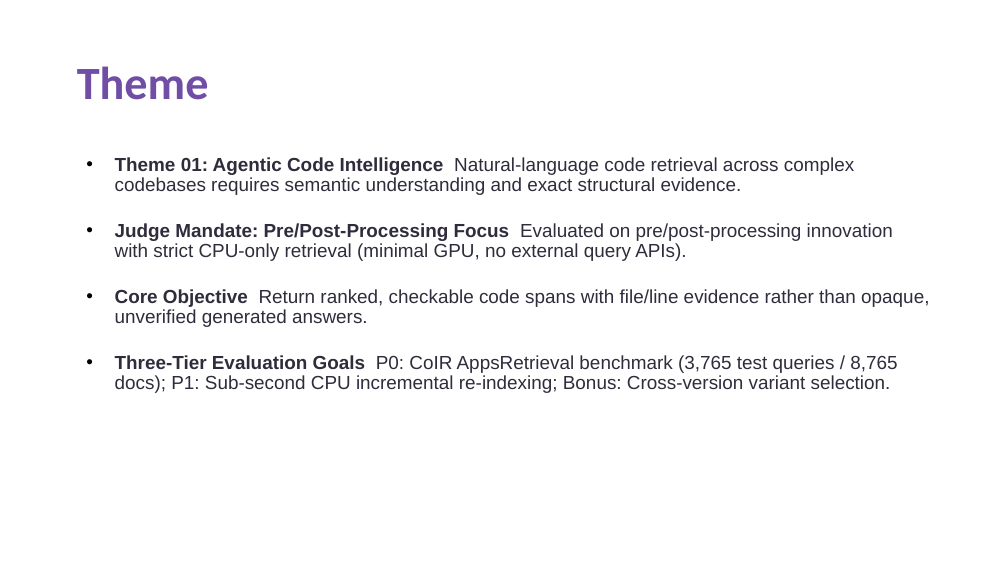
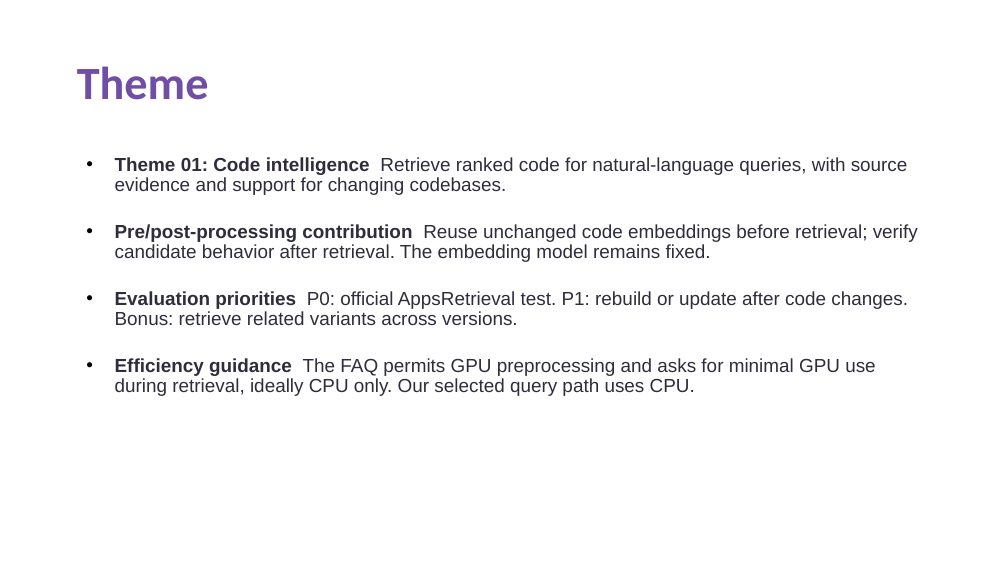
Before and after one commit to krizz711/CodeDoctor-Agentic-Semantic-and-Structural-Intelligence-for-Code-Repositories, a slide deck: slide 2 of VITV_Doctors_Submission.pptx. Drawn at 1008x567 pixels with LibreOffice and Linux fonts; fonts in the diff are those of the drawing. Boxes give left, top, right and bottom in pixels: in the first picture for what was removed or moved away, otherwise in the second. Text is boxed around its words. In the diff, an @@ line names an element or a change of style, - is before the commit and + after.

```diff
--- a/VITV_Doctors_Submission.pptx
+++ b/VITV_Doctors_Submission.pptx
@@ text at [115, 157, 918, 396]: text changed @@
-• Theme 01: Agentic Code Intelligence Natural-language code retrieval across complex codebases requires semantic understanding and exact structural evidence.
-• Judge Mandate: Pre/Post-Processing Focus Evaluated on pre/post-processing innovation with strict CPU-only retrieval (minimal GPU, no external query APIs).
-• Core Objective Return ranked, checkable code spans with file/line evidence rather than opaque, unverified generated answers.
-• Three-Tier Evaluation Goals P0: CoIR AppsRetrieval benchmark (3,765 test queries / 8,765 docs); P1: Sub-second CPU incremental re-indexing; Bonus: Cross-version variant selection.
+• Theme 01: Code intelligence Retrieve ranked code for natural-language queries, with source evidence and support for changing codebases.
+• Pre/post-processing contribution Reuse unchanged code embeddings before retrieval; verify candidate behavior after retrieval. The embedding model remains fixed.
+• Evaluation priorities P0: official AppsRetrieval test. P1: rebuild or update after code changes. Bonus: retrieve related variants across versions.
+• Efficiency guidance The FAQ permits GPU preprocessing and asks for minimal GPU use during retrieval, ideally CPU only. Our selected query path uses CPU.
```
Also in this commit, not shown: 10 other slides changed, 49 other files.
